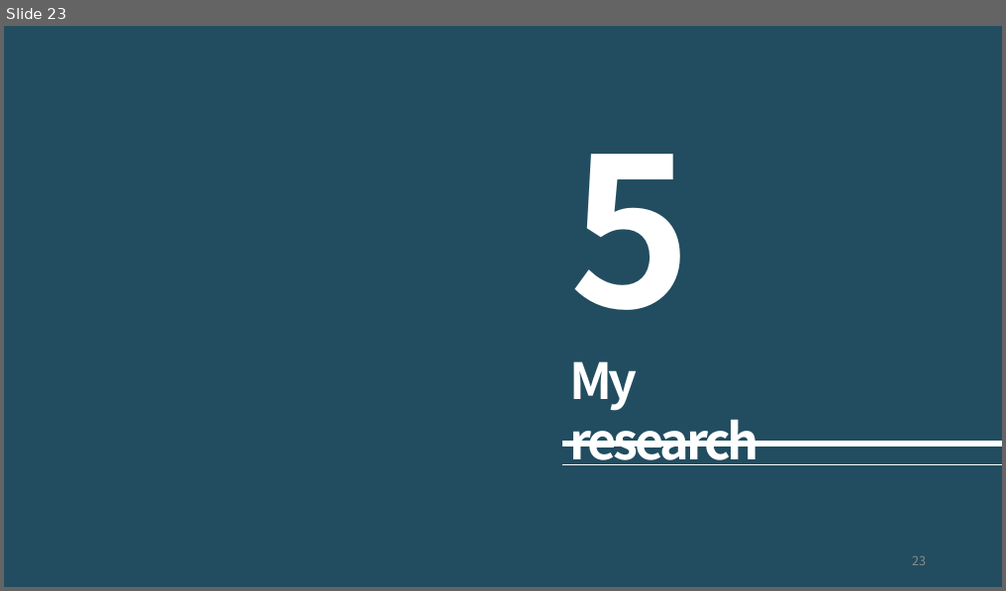
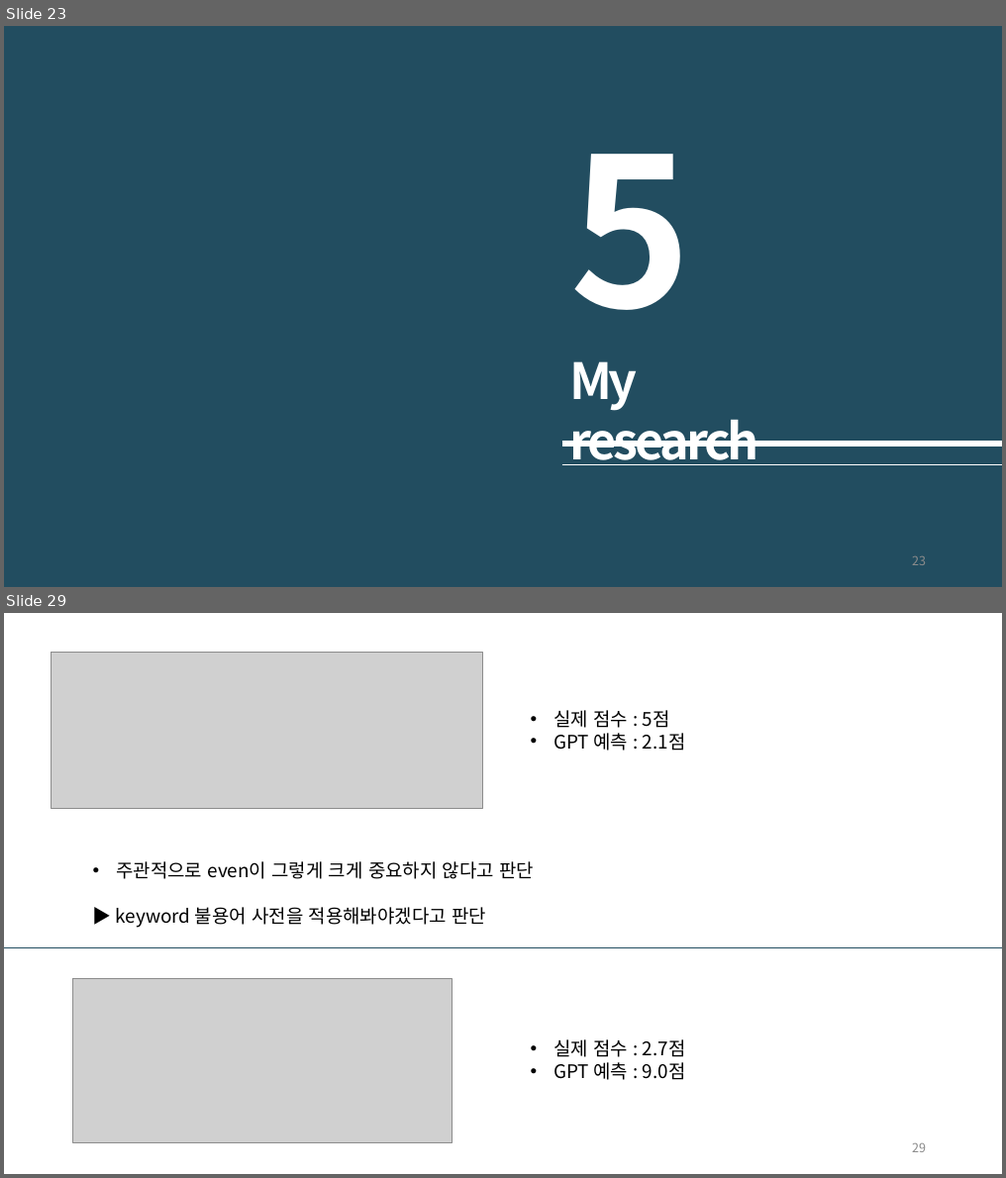
Before and after one commit to mosePark/TIL, a slide deck: lab-seminar/LIME/4월 9일 랩세미나 발표 자료.pptx. Shown one above the other, each under a label of ours: slide 23 before the commit, slides 23 and 29 after it; the slides between them are not shown. The pictures are 1006x591 and 1006x1178 pixels, drawn with LibreOffice and Linux fonts; fonts in the diff are those of the drawing; grey boxes stand for pictures. Boxes give left, top, right and bottom in pixels: in the first picture for what was removed or moved away, otherwise in the second. Text is boxed around its words. In the diff, an @@ line names an element or a change of style, - is before the commit and + after.

```diff
--- a/lab-seminar/LIME/4월 9일 랩세미나 발표 자료.pptx
+++ b/lab-seminar/LIME/4월 9일 랩세미나 발표 자료.pptx
@@ slide 29 added at [4, 613, 1002, 1174], background #FFFFFF @@
@@ picture added at [52, 652, 483, 808] @@
@@ text added at [553, 710, 686, 751], 18 pt, text #000000 @@
+• 실제 점수 : 5점
+• GPT 예측 : 2.1점
@@ text added at [116, 861, 534, 928], 18 pt, text #000000 @@
+• 주관적으로 even이 그렇게 크게 중요하지 않다고 판단
+▶ keyword 불용어 사전을 적용해봐야겠다고 판단
@@ line added from (4, 948) to (1002, 948), #224D60 0.5 pt @@
@@ picture added at [73, 979, 451, 1143] @@
@@ text added at [553, 1040, 686, 1080], 18 pt, text #000000 @@
+• 실제 점수 : 2.7점
+• GPT 예측 : 9.0점
@@ page number added at [912, 1144, 926, 1153], 12 pt, text #8C8C8C @@
+29
```
Also in this commit, not shown: 1 slide changed, 5 other slides added, 1 slide removed, 1 other file.
